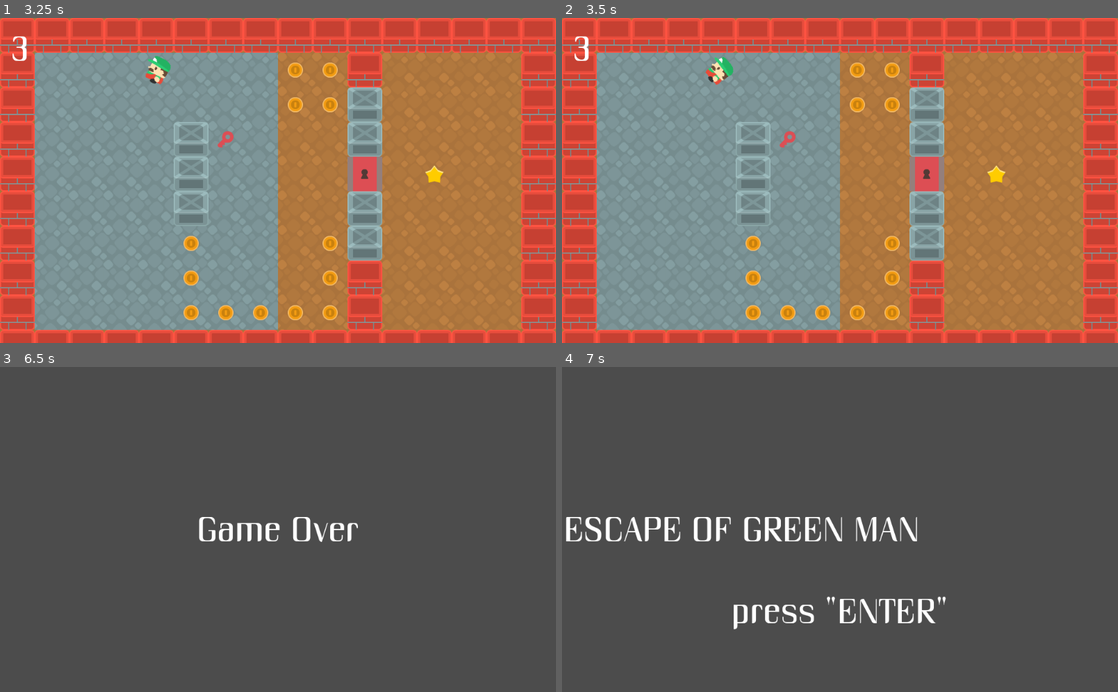
Above: before the commit, frames 1-4 (two rows, left to right).
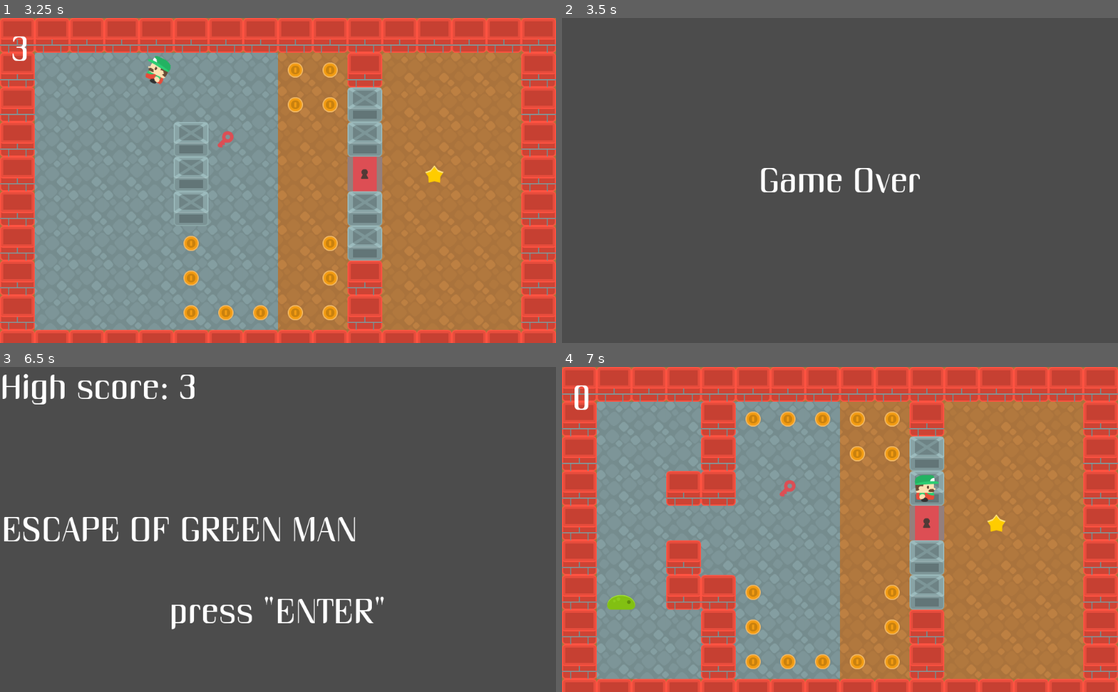
Above: after the commit, the same moments.

Repository: ivoshet/Brodilka
Game: Godot game, scene res://levels/level_2/Level2.tscn
Same seed, same stepped clock (60 frames per second), same inputs: the game is played once before the commit and once after it. This scene is started directly instead of the project's main scene.
Inputs:
- Up to frame 1 (3.25 s): tap Enter (ui_select) at 0.5, 0.77, 1.52, 3.02 s; hold Up (up) 0.53-2.03 s; hold Left (left) from 2.03 s (still down)
- Up to frame 2 (3.5 s): keep holding Left (left)
- Up to frame 3 (6.5 s): release Left (left) at 3.53 s; hold Down (down) 3.53-4.28 s; tap Enter (ui_select) at 3.77, 4.52, 5, 6.02 s; tap Space at 4.25, 5.75 s; hold Right (right) 4.28-5.03 s; hold Up (up) 5.03-5.78 s; hold Right (right) from 5.78 s (still down)
- Up to frame 4 (7 s): keep holding Right (right); tap Enter (ui_select) at 6.5, 6.77 s

Frame 1 is identical in both runs. In frame 2, 100% of the frame differs, in the area x 0-100%, y 0-100%; in frame 3, 4.0%; in frame 4, 100%.

Commit message:
added sound effects

Diff:
--- a/Global.gd
+++ b/Global.gd
@@ -1,6 +1,8 @@
 extends Node
 #Global
 var score: int
+var highscore : int = 0
+var score_file = "user://highscore.txt"
 
 var levels = [
 	'res://levels/level_1/Level1.tscn',
@@ -13,6 +15,9 @@
 var end_screen = 'res://ui/GameOver.tscn'
 var win_screen = 'res://ui/WinScene.tscn'
 
+func _ready():
+	setup()
+
 func new_game():
 	score = 0
 	current_level = -1
@@ -22,6 +27,9 @@
 	get_tree().change_scene(win_screen)
 
 func game_over():
+	if score > highscore:
+		highscore = score
+		save_score()
 	get_tree().change_scene(end_screen)
 
 func next_level():
@@ -31,3 +39,18 @@
 		win_game()
 	else:
 		get_tree().change_scene(levels[current_level])
+
+# 	записываем результат в файл
+func setup():
+	var f = File.new()
+	if f.file_exists(score_file):
+		f.open(score_file, File.READ)
+		var content = f.get_as_text()
+		highscore = int(content)
+		f.close()
+
+func save_score():
+	var f = File.new()
+	f.open(score_file, File.WRITE)
+	f.store_string(str(highscore))
+	f.close()
--- a/Pickup.gd
+++ b/Pickup.gd
@@ -34,6 +34,9 @@
 	match type:
 		'coin':
 			emit_signal('coin_pickup', 1)
+			$CoinPickup.play()
+		'key_red':
+			$KeyPickup.play()
 	$CollisionShape2D.disabled = true
 	$Tween.start()
 
--- a/Pickup.tscn
+++ b/Pickup.tscn
@@ -1,6 +1,8 @@
-[gd_scene load_steps=3 format=2]
+[gd_scene load_steps=5 format=2]
 
 [ext_resource path="res://Pickup.gd" type="Script" id=1]
+[ext_resource path="res://assets/audio/coin_pickup.ogg" type="AudioStream" id=2]
+[ext_resource path="res://assets/audio/key_grabbed.ogg" type="AudioStream" id=3]
 
 [sub_resource type="RectangleShape2D" id=1]
 
@@ -16,4 +18,12 @@
 
 [node name="Tween" type="Tween" parent="."]
 
+[node name="KeyPickup" type="AudioStreamPlayer" parent="."]
+stream = ExtResource( 3 )
+volume_db = -10.0
+
+[node name="CoinPickup" type="AudioStreamPlayer" parent="."]
+stream = ExtResource( 2 )
+volume_db = -10.0
+
 [connection signal="tween_completed" from="Tween" to="." method="_on_Tween_tween_completed"]
--- a/Player.gd
+++ b/Player.gd
@@ -16,6 +16,7 @@
 		for dir in moves.keys():
 			if Input.is_action_pressed(dir):
 				if move(dir):
+					$Footsteps.play()
 					emit_signal('moved')
 
 # 	проверяем столкновение
@@ -23,9 +24,11 @@
 	if area.is_in_group('enemies'):
 		area.hide()
 		set_process(false)
+		$Lose.play()
 		$CollisionShape2D.disabled = true
 		$AnimationPlayer2.play("die")
-		yield($AnimationPlayer2, "animation_finished")
+#		yield($AnimationPlayer2, "animation_finished")
+		yield($Lose, "finished")
 		emit_signal('dead')
 		return
 	if area.has_method('pickup'):
@@ -33,4 +36,7 @@
 	if area.type == 'key_red':
 		emit_signal('grabbed_key')
 	if area.type == 'star':
+		$Win.play()
+		$CollisionShape2D.disabled = true
+		yield($Win, "finished")
 		emit_signal('win')
--- a/Player.tscn
+++ b/Player.tscn
@@ -1,8 +1,11 @@
-[gd_scene load_steps=6 format=2]
+[gd_scene load_steps=9 format=2]
 
 [ext_resource path="res://character/Character.tscn" type="PackedScene" id=1]
 [ext_resource path="res://Player.gd" type="Script" id=2]
 [ext_resource path="res://assets/player.png" type="Texture" id=3]
+[ext_resource path="res://assets/audio/win.ogg" type="AudioStream" id=4]
+[ext_resource path="res://assets/audio/footsteps.wav" type="AudioStream" id=5]
+[ext_resource path="res://assets/audio/lose.wav" type="AudioStream" id=6]
 
 [sub_resource type="Animation" id=1]
 length = 0.001
@@ -55,4 +58,14 @@
 anims/RESET = SubResource( 1 )
 anims/die = SubResource( 2 )
 
+[node name="Win" type="AudioStreamPlayer" parent="." index="10"]
+stream = ExtResource( 4 )
+
+[node name="Lose" type="AudioStreamPlayer" parent="." index="11"]
+stream = ExtResource( 6 )
+
+[node name="Footsteps" type="AudioStreamPlayer" parent="." index="12"]
+stream = ExtResource( 5 )
+volume_db = -30.0
+
 [connection signal="area_entered" from="." to="." method="_on_Player_area_entered"]
--- a/ui/StartScreen.gd
+++ b/ui/StartScreen.gd
@@ -2,6 +2,7 @@
 #StartScreen
 func _ready():
 	$AnimationPlayer.play("run_text")
+	get_node("HighScore").text = "High score: " + str(Global.highscore)
 
 func _input(event):
 	if event.is_action_pressed('ui_select'):
--- a/ui/StartScreen.tscn
+++ b/ui/StartScreen.tscn
@@ -94,6 +94,15 @@
 "_edit_use_anchors_": false
 }
 
+[node name="HighScore" type="Label" parent="."]
+anchor_right = 1.0
+margin_bottom = 74.0
+custom_fonts/font = SubResource( 1 )
+text = "TOP SCORE:"
+__meta__ = {
+"_edit_use_anchors_": false
+}
+
 [node name="AnimationPlayer" type="AnimationPlayer" parent="."]
 anims/RESET = SubResource( 2 )
 anims/run_text = SubResource( 3 )
